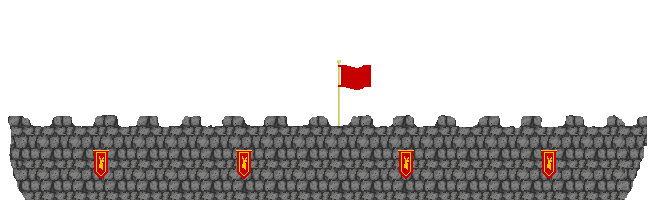
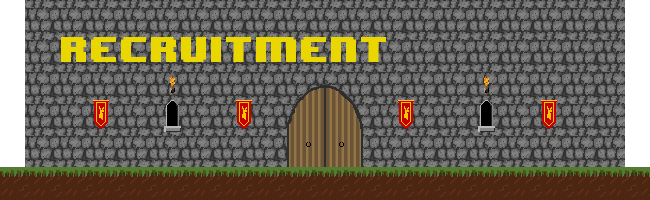
Revision of a layered 650×200 image; what changed, layer by layer:
hid group "Rooftop" (10 layers) over [left=1, top=60, right=647, bottom=200]
showed group "entrance assets" (18 layers) over [left=0, top=37, right=650, bottom=200]
renamed "Archers" to "Recruitment", showed it, moved it into group "entrance assets", painted on it over [left=61, top=37, right=386, bottom=62]
showed "brick walls" over [left=25, top=0, right=625, bottom=200]
showed "background" over [left=25, top=0, right=625, bottom=200]
